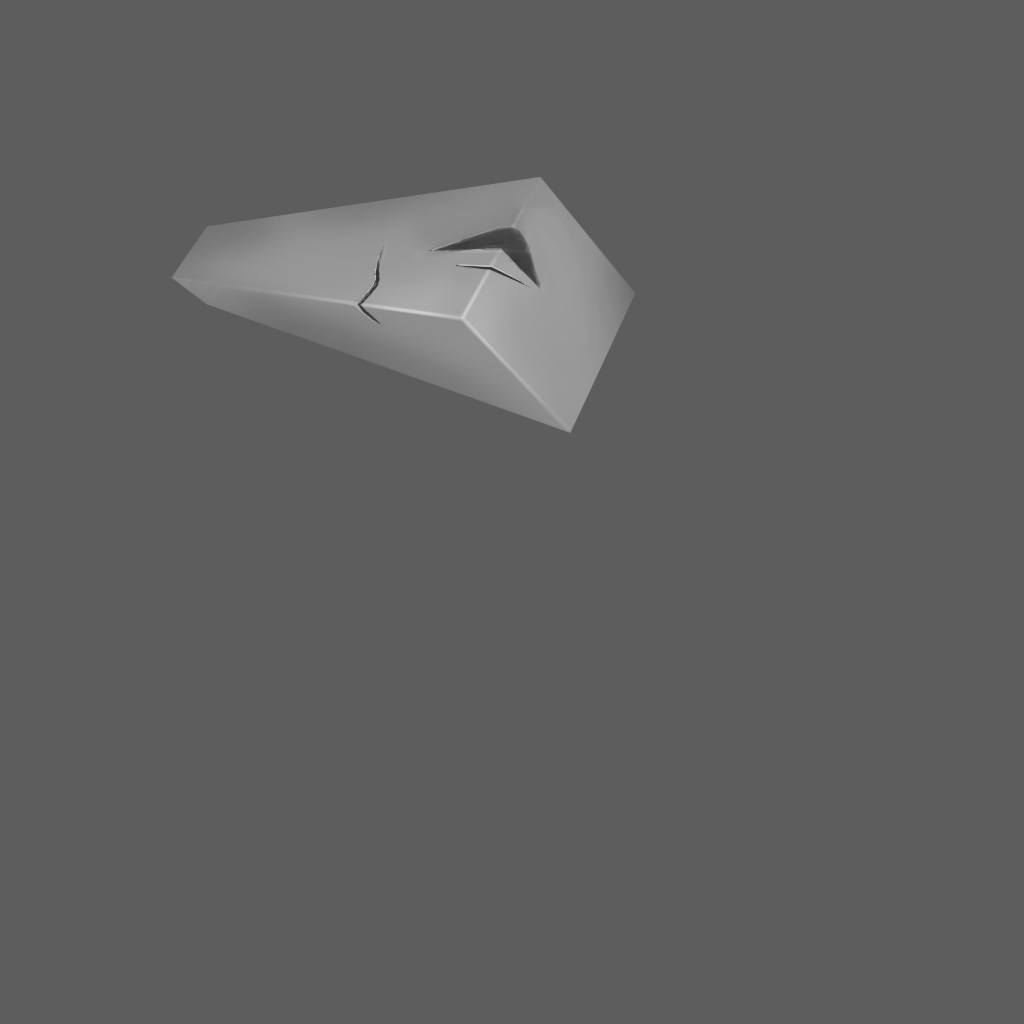
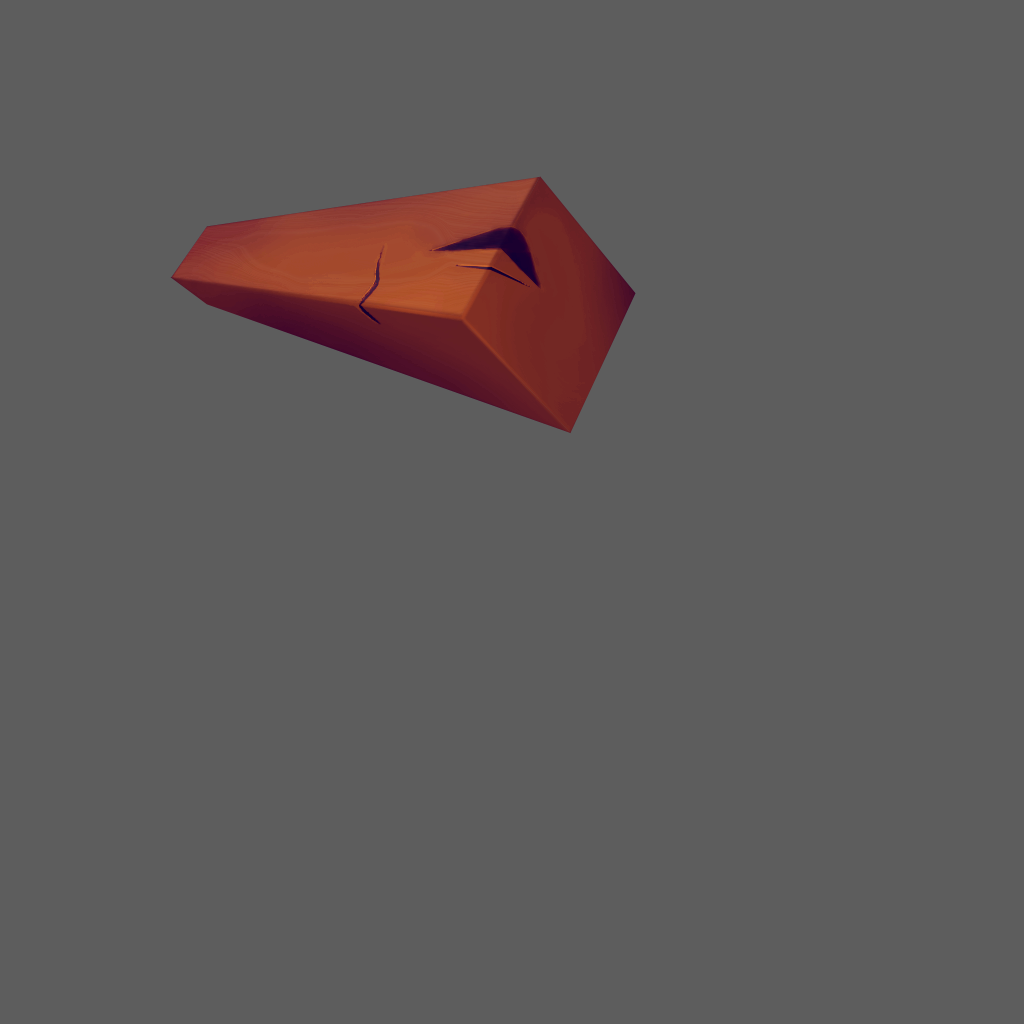
Layer changes from the first 1024px x 1024px image to the second:
added group "Colorize" with 11 layers in group "box" over [left=170, top=176, right=636, bottom=434]
added group "MixColor" with 4 layers in group "Colorize" over [left=170, top=176, right=636, bottom=434]
added layer "Layer 12" (screen, 22%) in group "MixColor" over [left=170, top=176, right=636, bottom=434]
painted on "Layer 10" over [left=356, top=299, right=363, bottom=308]
